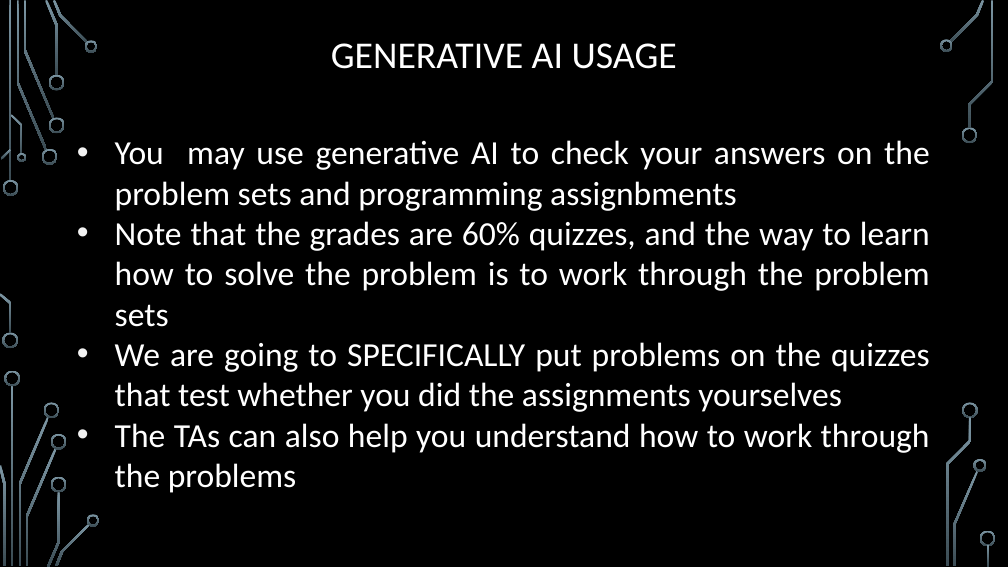
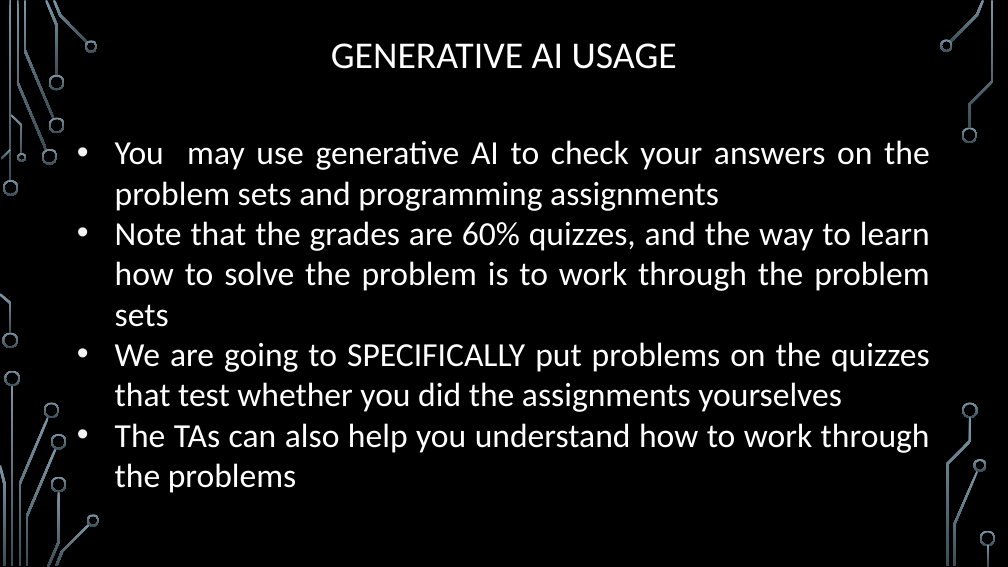
Before and after one commit to markfloryan/dsa2, a slide deck: slide 24 of slides/00-Introduction.pptx. Drawn at 1008x567 pixels with LibreOffice and Linux fonts; fonts in the diff are those of the drawing; background and template pictures are left out. Boxes give left, top, right and bottom in pixels: in the first picture for what was removed or moved away, otherwise in the second. Text is boxed around its words. In the diff, an @@ line names an element or a change of style, - is before the commit and + after.

```diff
--- a/slides/00-Introduction.pptx
+++ b/slides/00-Introduction.pptx
@@ text at (115,140,930,211): text changed @@
-• You may use generative AI to check your answers on the problem sets and programming assignbments
+• You may use generative AI to check your answers on the problem sets and programming assignments
```
Also in this commit, not shown: 8 other slides changed, 2 other files.
